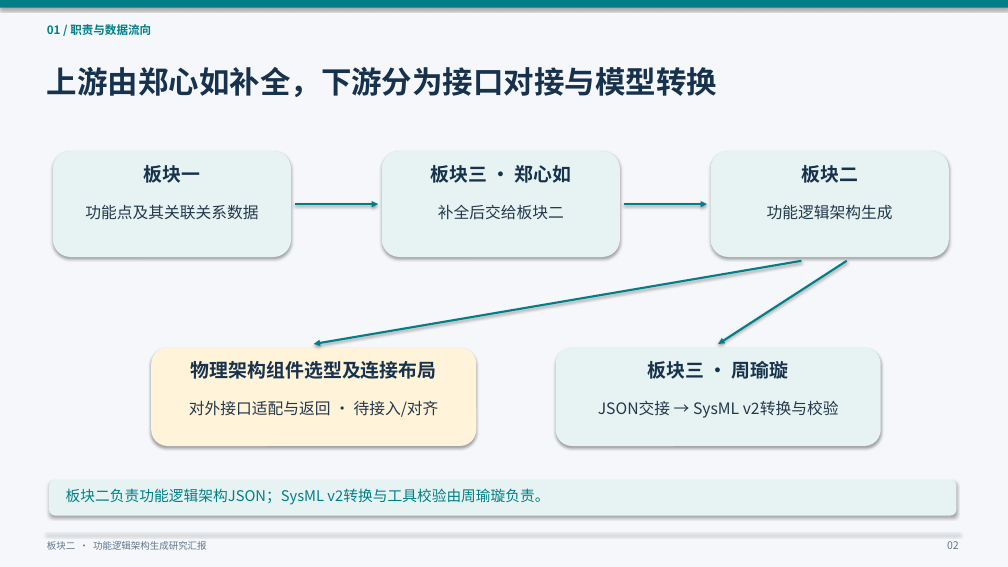
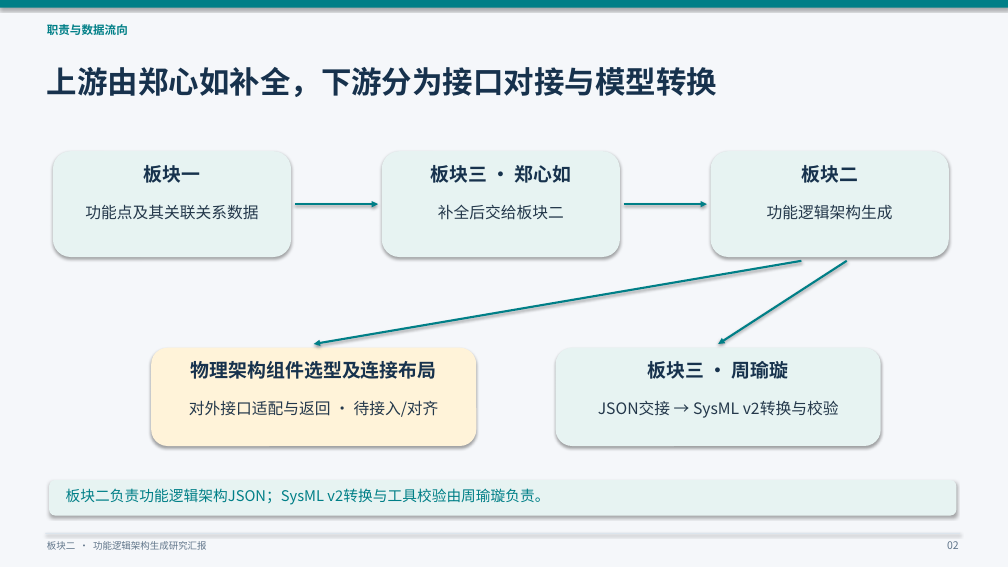
Before and after one commit to yueyunsun77-debug/yueyunsun77-debug, a slide deck: slide 2 of 板块二进度说明/板块二_研究进展与接口设计汇报_统一口径版.pptx. Drawn at 1008x567 pixels with LibreOffice and Linux fonts; fonts in the diff are those of the drawing. Boxes give left, top, right and bottom in pixels: in the first picture for what was removed or moved away, otherwise in the second. Text is boxed around its words. In the diff, an @@ line names an element or a change of style, - is before the commit and + after.

```diff
--- a/板块二进度说明/板块二_研究进展与接口设计汇报_统一口径版.pptx
+++ b/板块二进度说明/板块二_研究进展与接口设计汇报_统一口径版.pptx
@@ text at <box>47,24,128,35</box>: text changed @@
-01 / 职责与数据流向
+职责与数据流向
```
Also in this commit, not shown: 10 other slides changed, 7 slides added, 1 other file.
